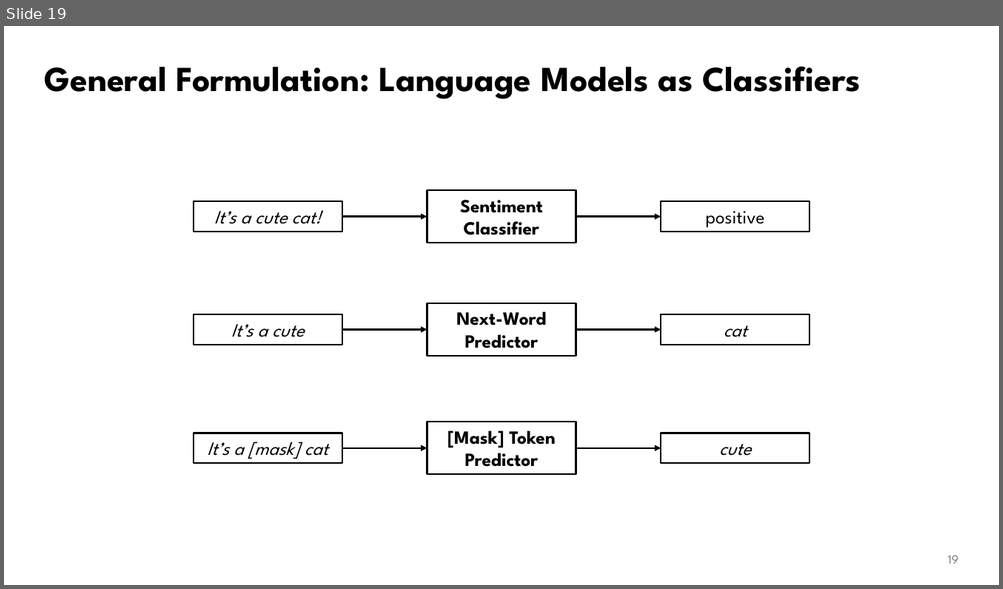
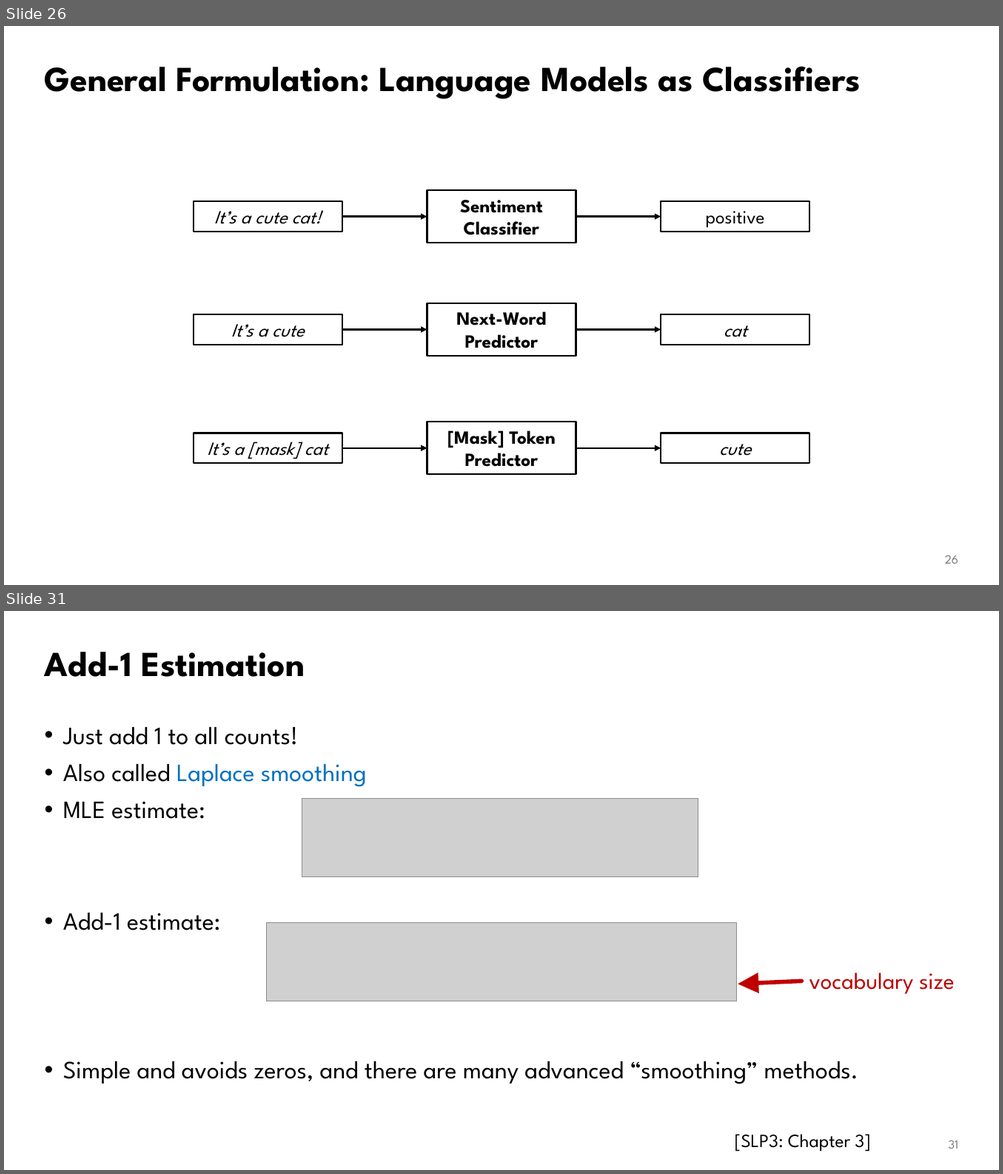
Before and after one commit to waterloo-nlp/intro-to-nlp-material, a slide deck: slides/lect6.1-lms.pptx. Shown one above the other, each under a label of ours: slide 19 before the commit, slides 26 and 31 after it; the slides between them are not shown. The pictures are 1003x589 and 1003x1174 pixels, drawn with LibreOffice and Linux fonts; fonts in the diff are those of the drawing; grey boxes stand for pictures. Boxes give left, top, right and bottom in pixels: in the first picture for what was removed or moved away, otherwise in the second. Text is boxed around its words. In the diff, an @@ line names an element or a change of style, - is before the commit and + after.

```diff
--- a/slides/lect6.1-lms.pptx
+++ b/slides/lect6.1-lms.pptx
@@ slide 31 added at (4,611,999,1170), background #FFFFFF @@
@@ title added at (45,652,304,677), 34 pt, text #000000, bold @@
+Add-1 Estimation
@@ text added at (63,727,858,1085), 24 pt, text #000000 @@
+• Just add 1 to all counts!
+• Also called Laplace smoothing
+• MLE estimate:
+• Add-1 estimate:
+• Simple and avoids zeros, and there are many advanced “smoothing” methods.
@@ picture added at (302,798,699,877) @@
@@ picture added at (266,923,737,1002) @@
@@ arrow added from (802, 981) to (737, 984), #C00000 4 pt @@
@@ text added at (809,973,954,994), 22.4 pt, text #BC0000 @@
+vocabulary size
@@ text added at (734,1134,871,1152), 18 pt, text #000000 @@
+[SLP3: Chapter 3]
@@ page number added at (948,1141,959,1149), 12 pt, text #797979 @@
+31
@@ what was slide 19 is now slide 26 @@
@@ page number at (945,556,958,564): text changed @@
-19
+26
```
Also in this commit, not shown: 3 slides changed, 18 other slides added, 2 other files.
